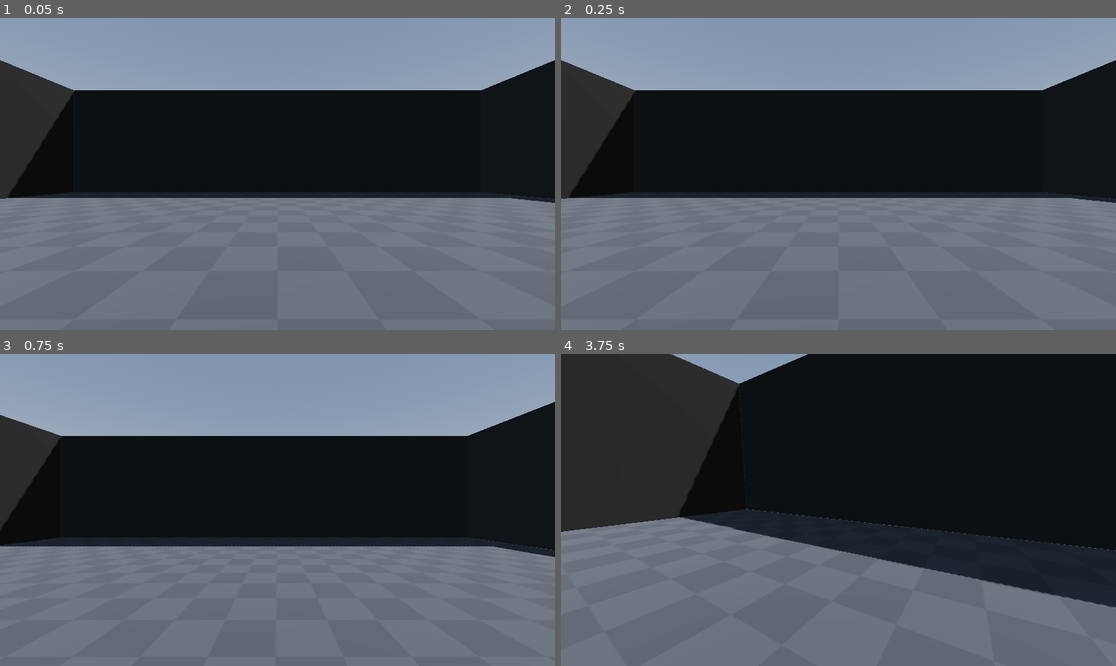
Above: before the commit, frames 1-4 (two rows, left to right).
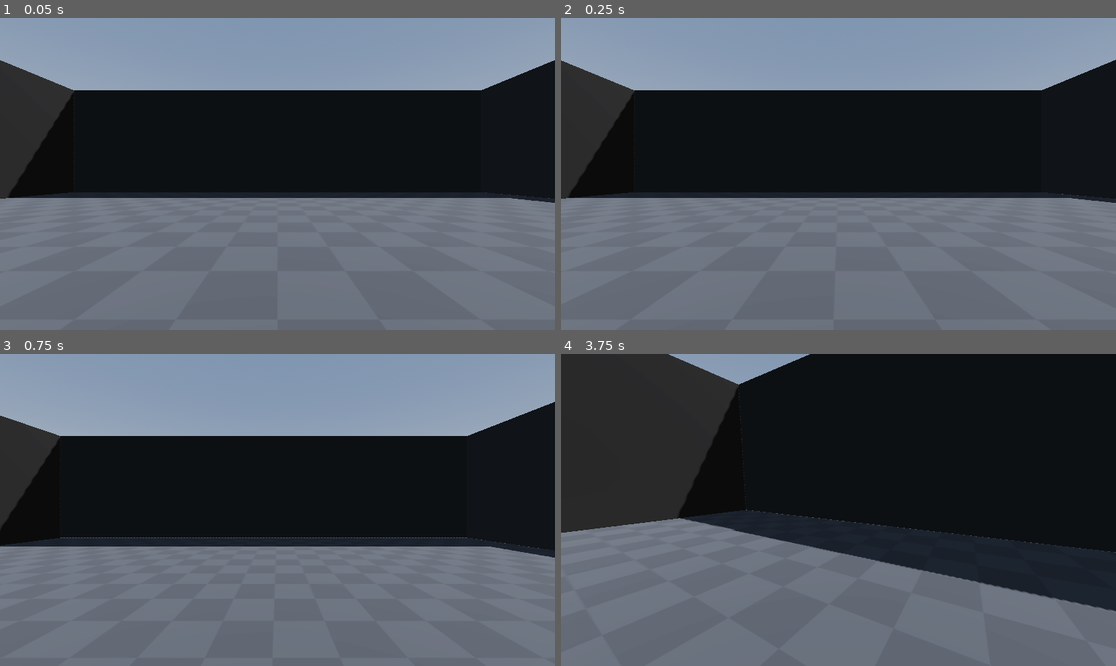
Above: after the commit, the same moments.

Repository: juanakajuan/sourcelike-fps-character-controller
Game: Godot game, scene res://scenes/World.tscn
Same seed, same stepped clock (60 frames per second), same inputs: the game is played once before the commit and once after it.
Inputs (mouse positions are in pixels of both pictures, inside the frame that each line leads up to):
- Up to frame 1 (0.05 s): no input
- Up to frame 2 (0.25 s): no input
- Up to frame 3 (0.75 s): tap Enter at 0.5 s; move the mouse to (399, 494) at 0.52 s; hold D (move_right) from 0.53 s (still down); hold Space (jump) from 0.53 s (still down); click (399, 494) at 0.67 s
- Up to frame 4 (3.75 s): move the mouse to (810, 510) at 1.27 s; release D (move_right) at 1.28 s; release Space (jump) at 1.28 s; hold W (move_forward) from 1.28 s (still down); tap Shift (sprint) at 1.35, 2.85 s; tap Space (jump) at 1.52, 1.55, 1.82, 3.02, 3.05, 3.32 s; move the mouse to (849, 503) at 2.02 s; hold Space (jump) 2.03-2.78 s; move the mouse to (832, 516) at 2.77 s; move the mouse to (877, 513) at 3.52 s; hold Space (jump) from 3.53 s (still down)

Frame 1 is identical in both runs. In frame 2, less than 0.1% of the frame differs, in the area x 0-100%, y 13-60%; in frame 3, 0.2%; in frame 4, 1.1%, in the area x 0-100%, y 0-83%.

Commit message:
feat: add in headbob effect when moving

Diff:
--- a/scenes/World.tscn
+++ b/scenes/World.tscn
@@ -35,7 +35,7 @@
 transform = Transform3D(-0.8660254, -0.43301278, 0.25, 0, 0.49999997, 0.86602545, -0.50000006, 0.75, -0.43301266, 0, 0, 0)
 shadow_enabled = true
 
-[node name="CharacterBody3D" parent="." instance=ExtResource("1_kqs1s")]
+[node name="Player" parent="." instance=ExtResource("1_kqs1s")]
 
 [node name="Level" type="Node3D" parent="."]
 
--- a/scripts/fps_controller.gd
+++ b/scripts/fps_controller.gd
@@ -37,7 +37,12 @@
 
 
 func _headbob_effect(delta):
-	pass
+	headbob_time += delta * self.velocity.length()
+	%Camera3D.transform.origin = Vector3(
+		cos(headbob_time * HEADBOB_FREQUENCY * 0.5) * HEADBOB_MOVE_AMOUNT,
+		sin(headbob_time * HEADBOB_FREQUENCY) * HEADBOB_MOVE_AMOUNT,
+		0
+	)
 
 
 func _process(delta: float) -> void:
@@ -52,6 +57,8 @@
 	self.velocity.x = wish_direction.x * get_move_speed()
 	self.velocity.z = wish_direction.z * get_move_speed()
 
+	_headbob_effect(delta)
+
 
 func _physics_process(delta: float) -> void:
 	var input_direction: Vector2 = (
@@ -63,7 +70,7 @@
 	)
 
 	if is_on_floor():
-		if Input.is_action_pressed("jump"):
+		if Input.is_action_just_pressed("jump") or (auto_bhop and Input.is_action_pressed("jump")):
 			self.velocity.y = jump_velocity
 
 		_handle_ground_physics(delta)
